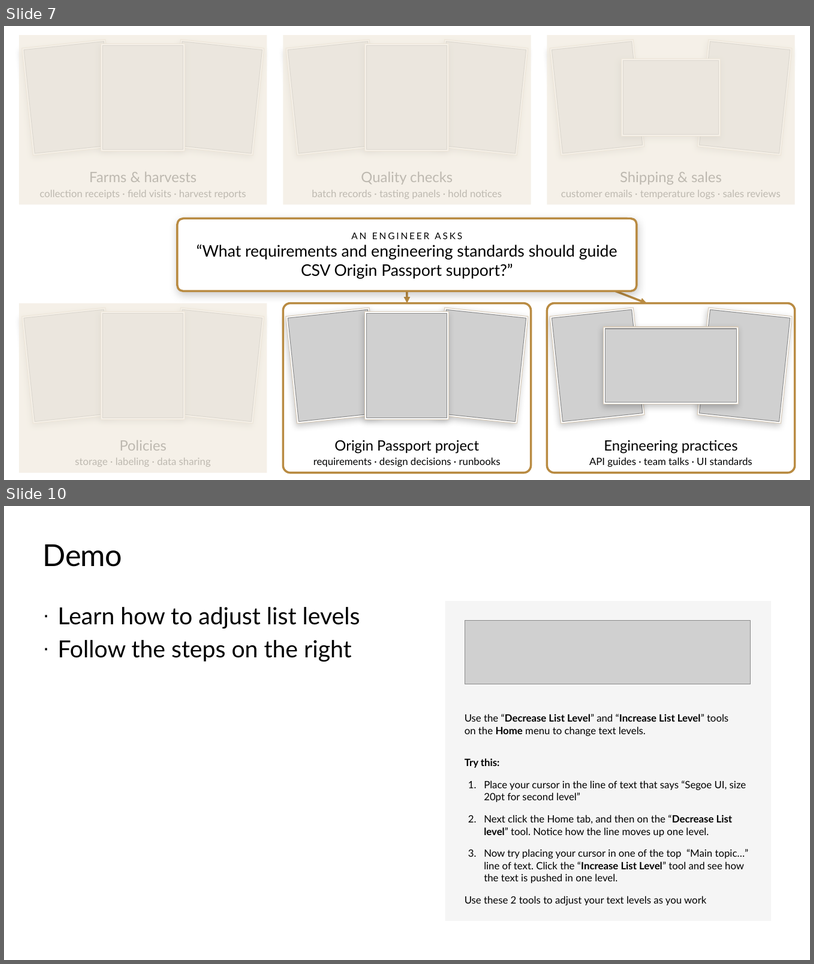
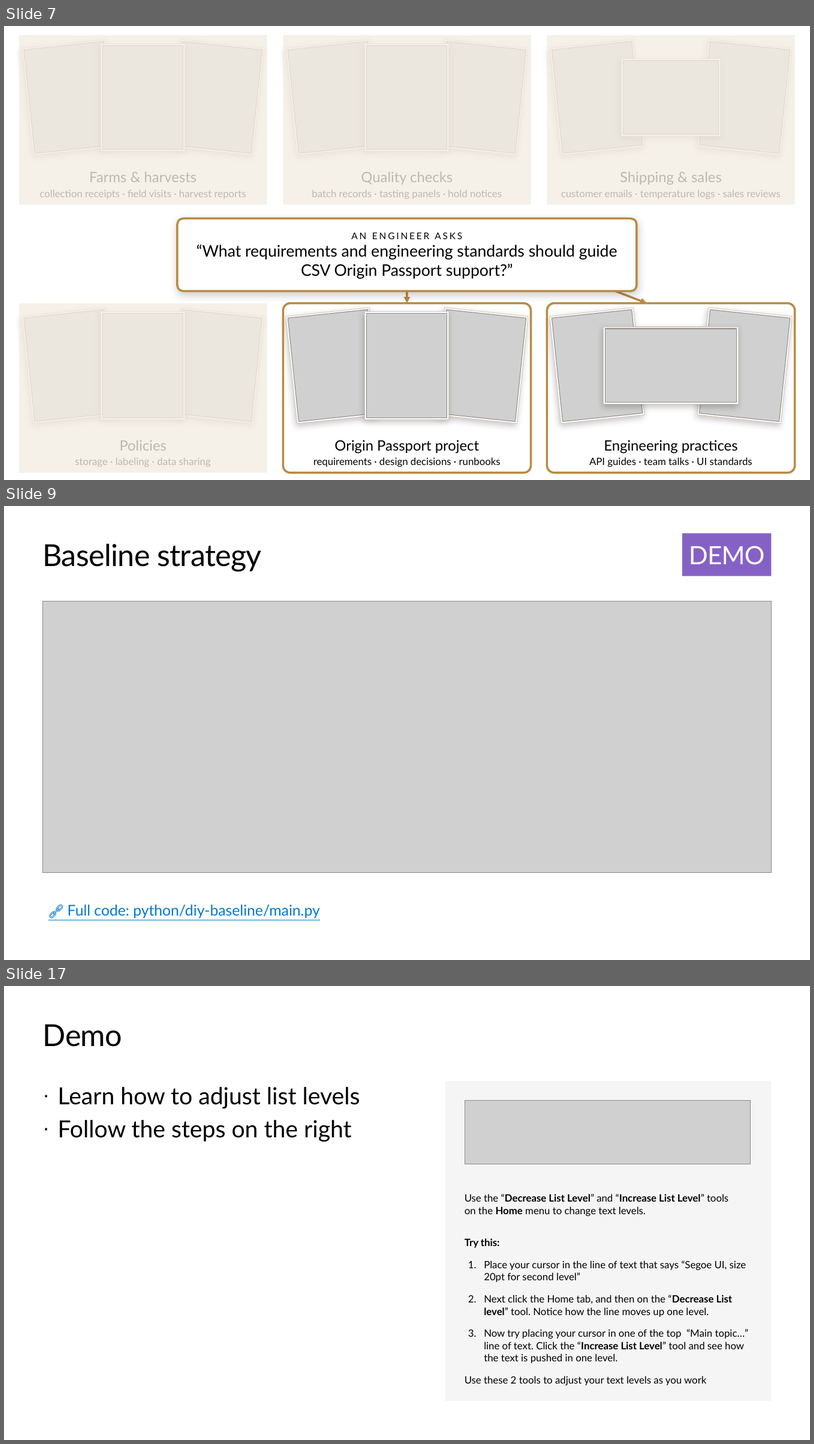
Before and after one commit to microsoft/ignite26-BRK300-building-agentic-retrieval-from-diy-to-foundry-iq, a slide deck: IgniteBRK300-WorkingDeck.pptx. Shown one above the other, each under a label of ours: slides 7 and 10 before the commit, slides 7, 9 and 17 after it; the slides between them are not shown. The pictures are 814x964 and 814x1444 pixels, drawn with LibreOffice and Linux fonts; fonts in the diff are those of the drawing; grey boxes stand for pictures; background and template pictures are left out. Boxes give left, top, right and bottom in pixels: in the first picture for what was removed or moved away, otherwise in the second. Text is boxed around its words. In the diff, an @@ line names an element or a change of style, - is before the commit and + after.

```diff
--- a/IgniteBRK300-WorkingDeck.pptx
+++ b/IgniteBRK300-WorkingDeck.pptx
@@ slide 9 added at (x1=4, y1=506, x2=810, y2=960), background #FFFFFF @@
@@ rectangle added at (x1=683, y1=533, x2=771, y2=576), fill #8661C5, 30 pt, text #FFFFFF @@
+DEMO
@@ title added at (x1=43, y1=544, x2=261, y2=571), 36 pt, text #000000 @@
+Baseline strategy
@@ picture added at (x1=43, y1=601, x2=771, y2=873) @@
@@ text added at (x1=68, y1=904, x2=320, y2=918), 17.6 pt, text #0078D4, underline @@
+🔗 Full code: python/diy-baseline/main.py
@@ what was slide 10 is now slide 17 @@
```
Also in this commit, not shown: 2 slides changed, 6 other slides added, 8 slides removed, 10 other files.
